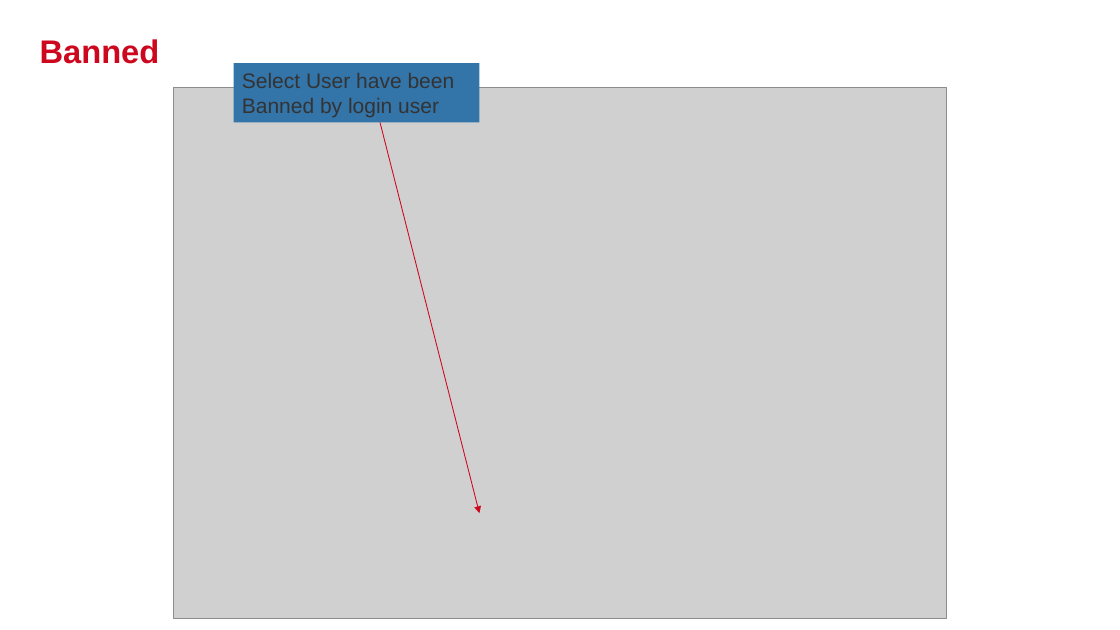
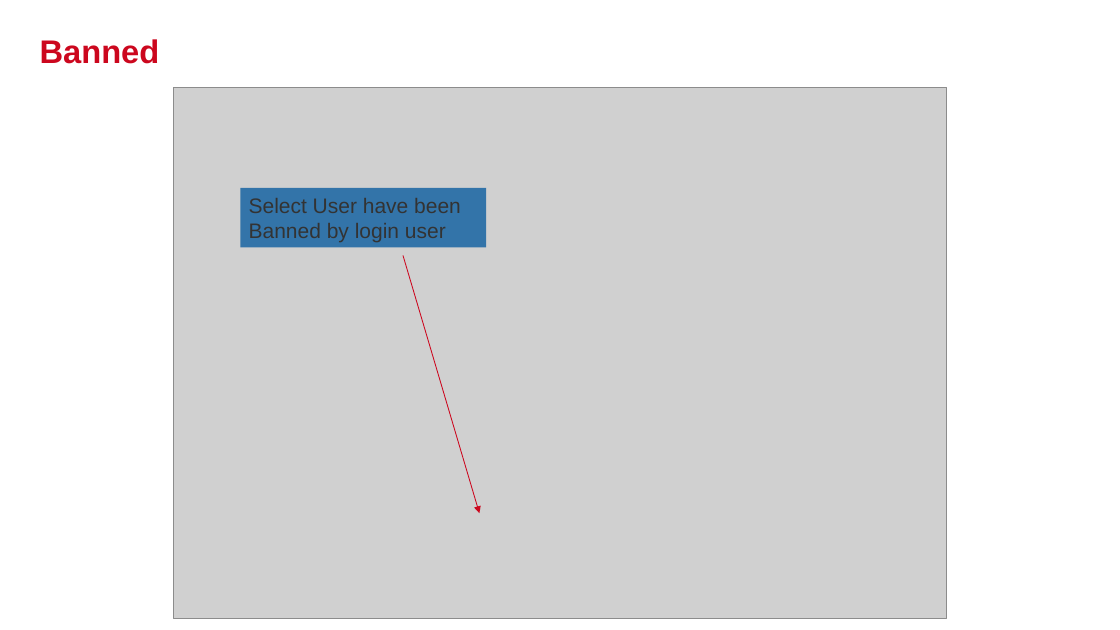
Before and after one commit to budukhcmut/YPP4-document, a slide deck: slide 28 of 001_SQL/Document/Presentation1.pptx. Drawn at 1120x630 pixels with LibreOffice and Linux fonts; fonts in the diff are those of the drawing; grey boxes stand for pictures; background and template pictures are left out. Boxes give left, top, right and bottom in pixels: in the first picture for what was removed or moved away, otherwise in the second. Text is boxed around its words. In the diff, an @@ line names an element or a change of style, - is before the commit and + after.

```diff
--- a/001_SQL/Document/Presentation1.pptx
+++ b/001_SQL/Document/Presentation1.pptx
@@ rectangle "Select User have been Banned ...": place and size @@
-rectangle "Select User have been Banned ..." at box(234, 63, 480, 123)
+rectangle "Select User have been Banned ..." at box(240, 188, 486, 248)
@@ arrow moved from (380, 123) - (480, 513) to (403, 255) - (480, 513) @@
```
Also in this commit, not shown: 17 other slides changed.
